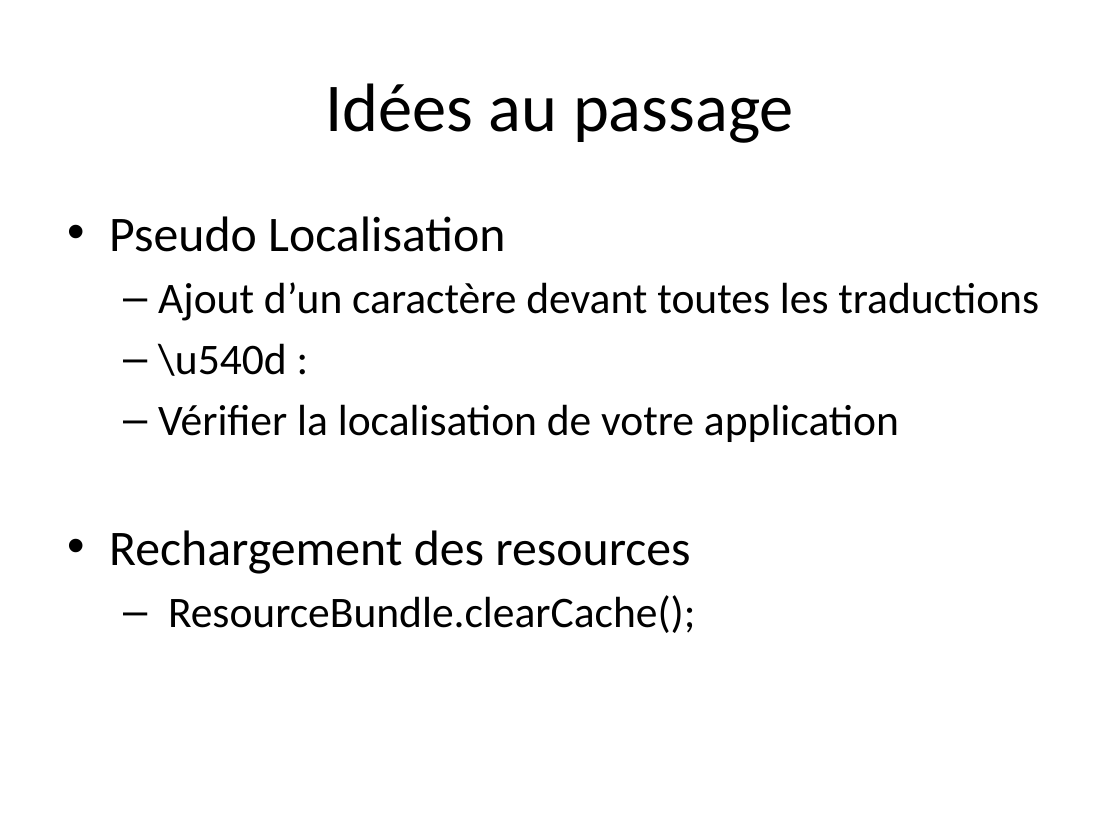
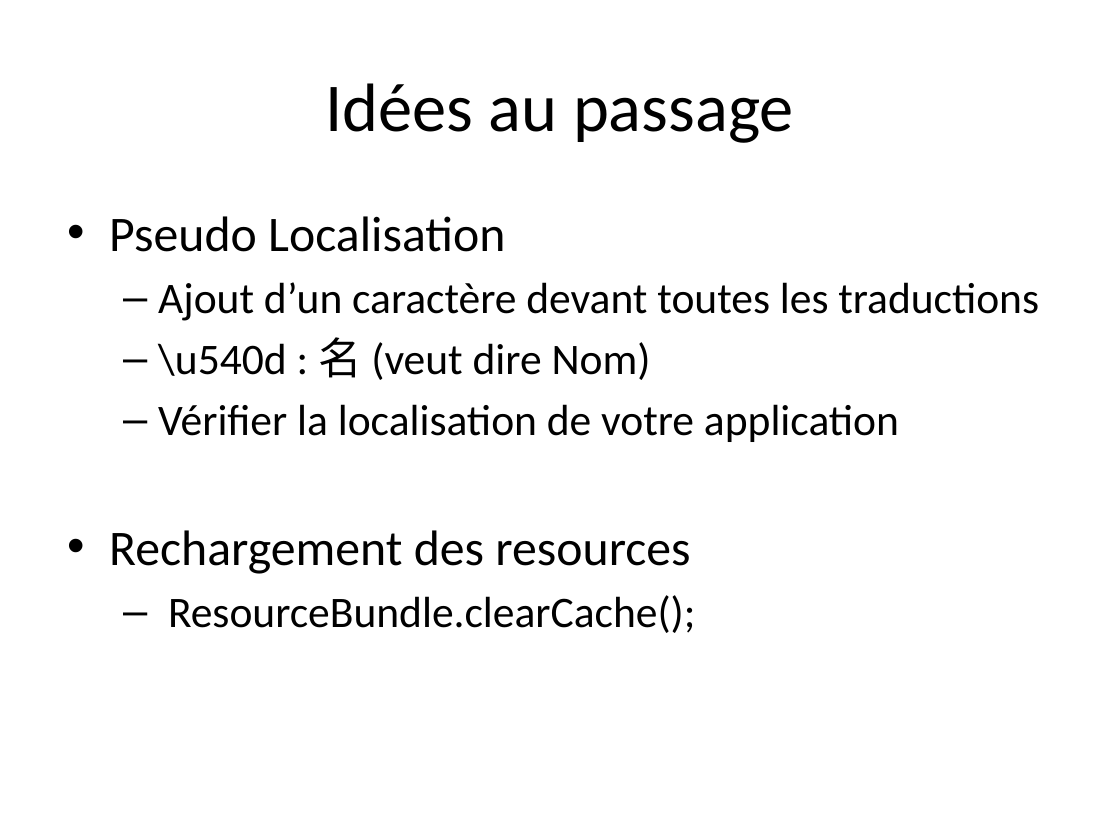
Before and after one commit to dbaeli/ez18n, a slide deck: slide 18 of ez18n-slides/ez18n_theorie.pptx (slide 17 before the commit). Drawn at 1120x840 pixels with LibreOffice and Linux fonts; fonts in the diff are those of the drawing; background and template pictures are left out. Boxes give left, top, right and bottom in pixels: in the first picture for what was removed or moved away, otherwise in the second. Text is boxed around its words. In the diff, an @@ line names an element or a change of style, - is before the commit and + after.

```diff
--- a/ez18n-slides/ez18n_theorie.pptx
+++ b/ez18n-slides/ez18n_theorie.pptx
@@ text at (158,337,651,380): text changed @@
-  – \u540d :
+  – \u540d : 名 (veut dire Nom)
```
Also in this commit, not shown: 7 other slides changed, 2 slides added, 4 slides removed, 1 other file.
